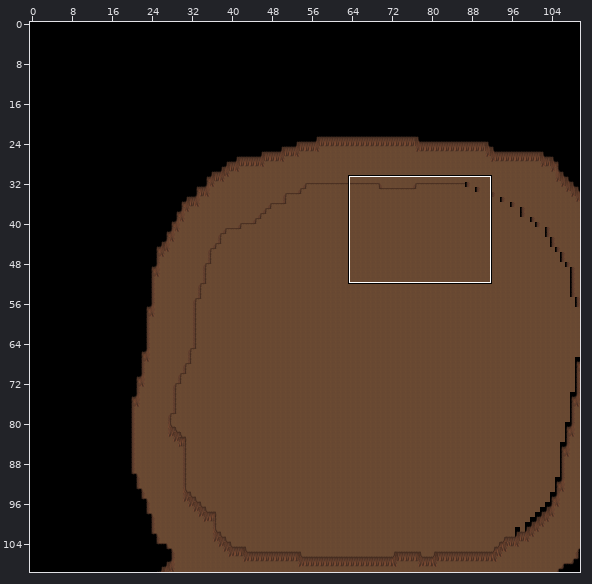
Tiled map -- tmwdata/maps/001-2.tmx. Above, an overview of the earlier version with the close-up marked.
Close-up. Before the edit:
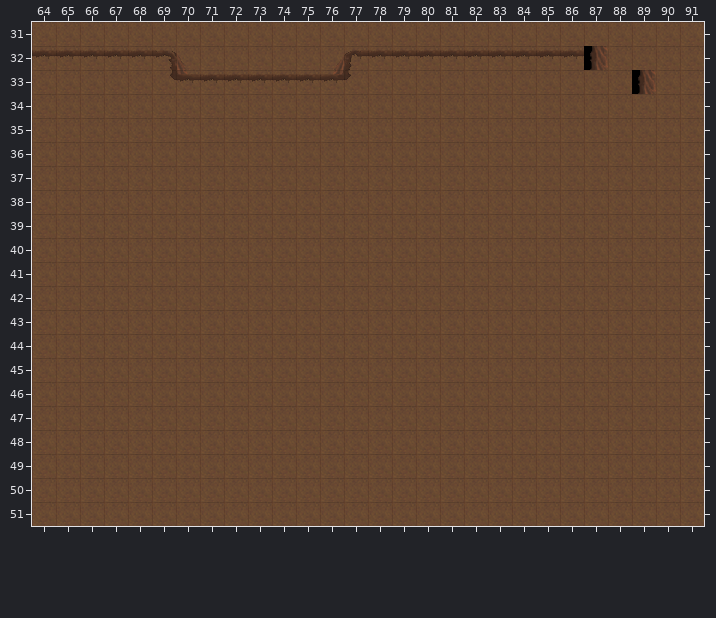
Cells are 32x32 px. Shown: x 64..91, y 31..51. The commit also changed other parts of the map, which this record leaves out.
Once edited:
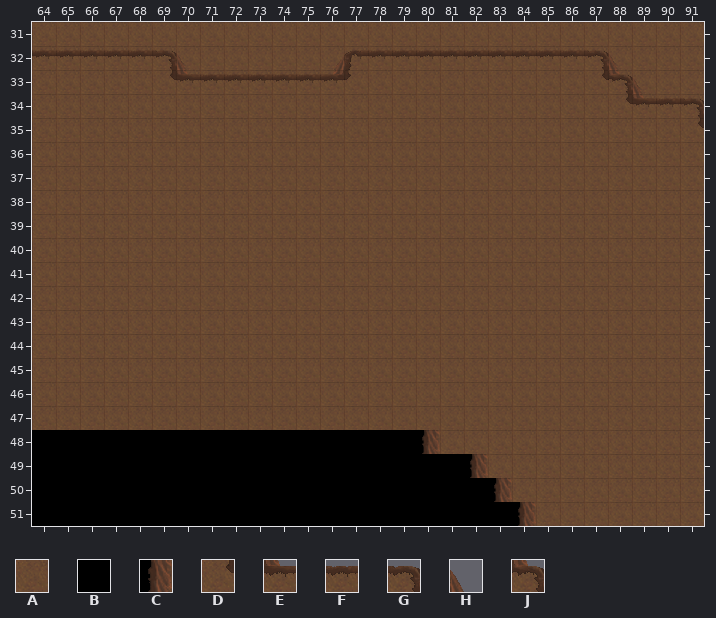
Key: from "cave": A 4, B 20, C 21; from "cave_bilevel": D 78, E 79, F 85, G 86, H 87, J 91.
_ is an empty cell, . an unchanged one.
Tiles of an added or newly shown layer are drawn over the layers below it.
The exact change:
--- layer "Ground" (removed)
@@ x 88..88 @@
-32 A
+32 _
--- layer "Ground2" (added)
@@ x 87..91 @@
-32 __...
-33 .__..
-34 ..___
+32 AA...
+33 .AA..
+34 ..AAA
--- layer "piso"
@@ x 87..91 @@
-32 C_...
-33 AAC..
-34 .AAAA
-35 ....A
+32 GH...
+33 DJH..
+34 .DEFG
+35 ....D
--- layer "Ground3" (added)
@@ x 64..84 @@
-48 _________________....
-49 ___________________..
-50 ____________________.
-51 _____________________
+48 BBBBBBBBBBBBBBBBC....
+49 BBBBBBBBBBBBBBBBBBC..
+50 BBBBBBBBBBBBBBBBBBBC.
+51 BBBBBBBBBBBBBBBBBBBBC
Pixel boxes of the changes (left, top, right, bottom) in both close-ups:
changed: (584, 46, 704, 128)
added: (32, 430, 536, 526)
